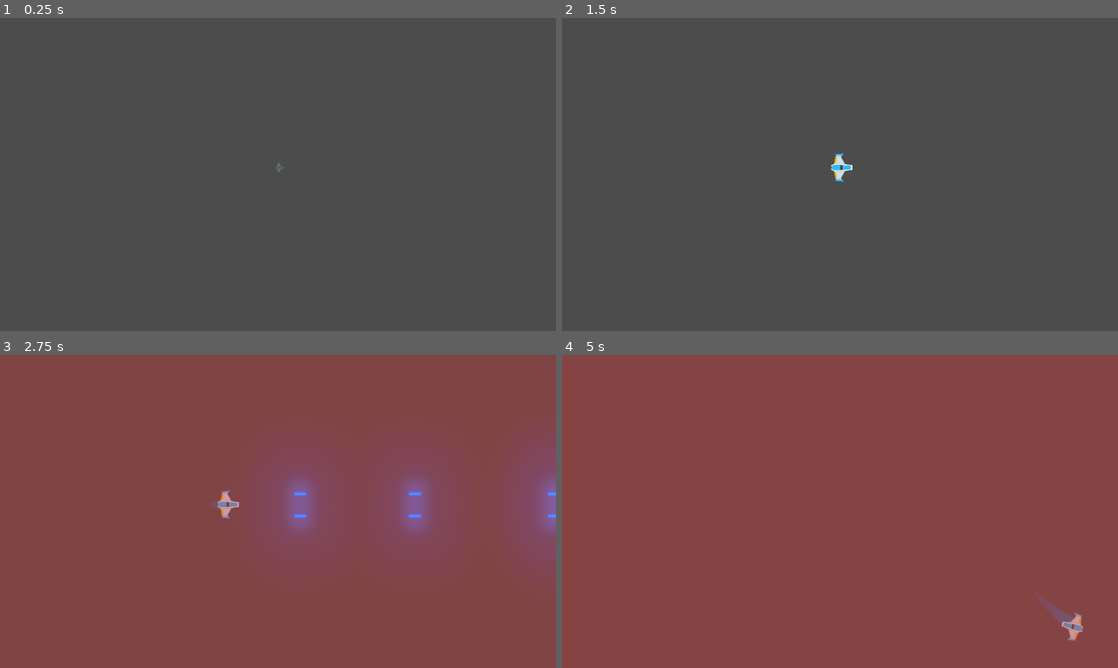
Above: before the commit, frames 1-4 (two rows, left to right).
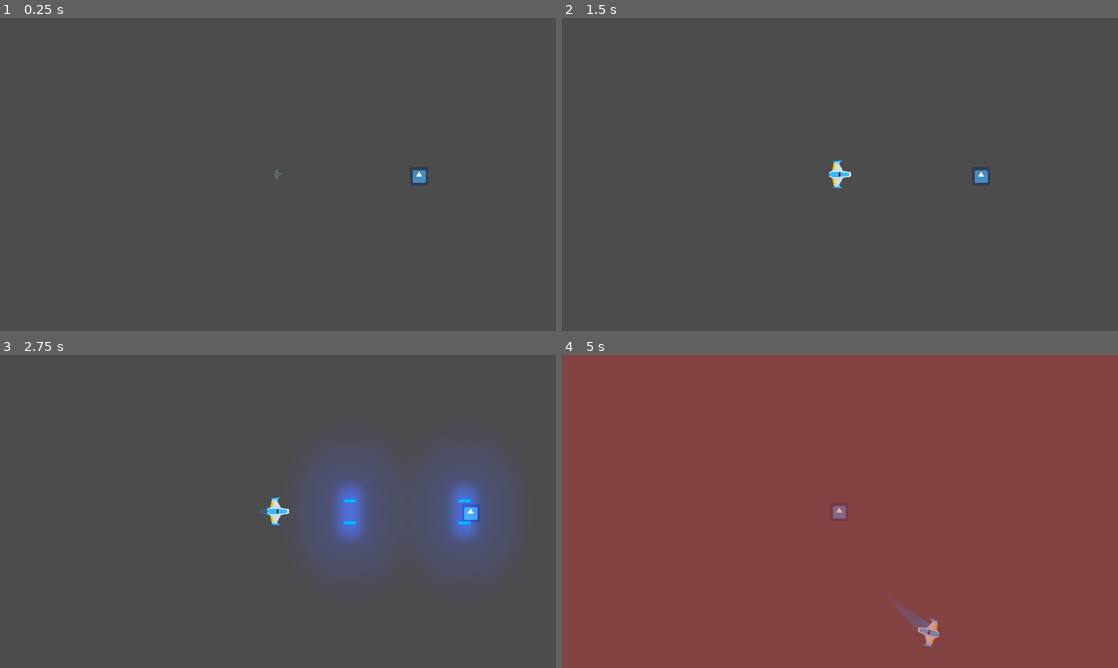
Above: after the commit, the same moments.

Repository: MRuiz1003/Meteoritos_Juego
Game: Godot game, scene res://Juego/Niveles/NivelTest.tscn
Same seed, same stepped clock (60 frames per second), same inputs: the game is played once before the commit and once after it. The engine's default icon, where the game draws it, is replaced by a stand-in: a white triangle on a blue panel in a dark square.
Inputs (mouse positions are in pixels of both pictures, inside the frame that each line leads up to):
- Up to frame 1 (0.25 s): no input
- Up to frame 2 (1.5 s): move the mouse to (962, 158) at 0.52 s; hold W (mover_adelante) 0.53-1.28 s; hold Mouse wheel up (zoom_acercar, bound only after the commit) 0.53-1.28 s; tap Mouse wheel down (zoom_alejar, bound only after the commit) at 0.8, 1.35 s; move the mouse to (728, 190) at 1.27 s; hold S (mover_atras) from 1.28 s (still down)
- Up to frame 3 (2.75 s): tap Mouse wheel up (zoom_acercar, bound only after the commit) at 1.55 s; move the mouse to (333, 442) at 2.02 s; release S (mover_atras) at 2.03 s; hold W (mover_adelante) from 2.03 s (still down); hold Z (disparo_principal) from 2.03 s (still down); tap Mouse wheel down (zoom_alejar, bound only after the commit) at 2.3 s
- Up to frame 4 (5 s): move the mouse to (812, 574) at 2.77 s; release Z (disparo_principal) at 2.78 s; tap X (disparo_secundario) at 2.85 s; tap Mouse wheel up (zoom_acercar, bound only after the commit) at 3.05, 4.55 s; move the mouse to (1006, 558) at 3.52 s; release W (mover_adelante) at 3.53 s; hold A (rotar_antihorario) 3.53-4.28 s; hold S (mover_atras) from 3.53 s (still down); tap Mouse wheel down (zoom_alejar, bound only after the commit) at 3.8 s; move the mouse to (673, 464) at 4.27 s; tap D (rotar_horario) at 4.35 s

The runs differ from the first frame. In frame 1, 0.1% of the frame differs, in the area x 49-77%, y 46-53%; in frame 2, 0.4%; in frame 3, 100%, in the area x 0-100%, y 0-100%; in frame 4, 0.8%.

Commit message:
Cambios camara
Se agregaron algunos cambios en las camaras, del jugador y del sector de meteoritos

Diff:
--- a/Juego/Meteoritos/Meteorito.gd
+++ b/Juego/Meteoritos/Meteorito.gd
@@ -11,6 +11,7 @@
 var esta_en_sector: bool = true setget set_esta_en_sector
 var pos_spawn_original: Vector2
 var vel_spawn_original: Vector2
+var esta_destruido: bool = false
 
 func set_esta_en_sector(valor: bool) -> void:
 	esta_en_sector = valor
@@ -43,7 +44,8 @@
 
 func recibir_danio(danio: float) -> void:
 	hitpoints -= danio
-	if hitpoints <= 0:
+	if hitpoints <= 0 and not esta_destruido:
+		esta_destruido = true
 		destruir()
 	animacion_meteorito.play("impacto")
 
--- a/Juego/Meteoritos/SectorMeteoritos.tscn
+++ b/Juego/Meteoritos/SectorMeteoritos.tscn
@@ -292,6 +292,7 @@
 [node name="Camera2D" type="Camera2D" parent="."]
 
 [node name="SpawnTimer" type="Timer" parent="."]
+wait_time = 2.0
 
 [node name="CanvasLayer" type="CanvasLayer" parent="."]
 
--- /dev/null
+++ b/Juego/Naves/Player/CamaraPlayer.gd
@@ -0,0 +1,16 @@
+class_name CamaraPlayer
+extends CamaraJuego
+
+export var variacion_zoom: float = 0.1
+export var zoom_minimo: float = 0.8
+export var zoom_maximo: float = 1.5
+
+func _unhandled_input(event: InputEvent) -> void:
+	if event.is_action_pressed("zoom_acercar"):
+		controlar_zoom(-variacion_zoom)
+	elif event.is_action_pressed("zoom_alejar"):
+		controlar_zoom(variacion_zoom)
+
+func controlar_zoom(mod_zoom: float) -> void:
+	zoom.x = clamp(zoom.x + mod_zoom, zoom_minimo, zoom_maximo)
+	zoom.y = clamp(zoom.y + mod_zoom, zoom_minimo, zoom_maximo)
--- a/Juego/Naves/Player/Player.tscn
+++ b/Juego/Naves/Player/Player.tscn
@@ -9,6 +9,7 @@
 [ext_resource path="res://Juego/Naves/Player/Motor/MotorSFX.tscn" type="PackedScene" id=7]
 [ext_resource path="res://Juego/Naves/Player/hit.ogg" type="AudioStream" id=8]
 [ext_resource path="res://Juego/Naves/Player/Escudo/Escudo.tscn" type="PackedScene" id=9]
+[ext_resource path="res://Juego/Niveles/CamaraJuego.gd" type="Script" id=10]
 
 [sub_resource type="CircleShape2D" id=1]
 radius = 36.2354
@@ -110,6 +111,10 @@
 rotation = 1.57079
 
 [node name="CamaraPlayer" type="Camera2D" parent="."]
+current = true
+script = ExtResource( 10 )
+
+[node name="TweenZoom" type="Tween" parent="CamaraPlayer"]
 [connection signal="body_entered" from="." to="." method="_on_body_entered"]
 [connection signal="animation_finished" from="AnimationPlayer" to="." method="_on_AnimationPlayer_animation_finished"]
 
--- /dev/null
+++ b/Juego/Niveles/CamaraJuego.gd
@@ -0,0 +1,29 @@
+class_name CamaraJuego
+extends Camera2D
+
+var zoom_original: Vector2
+var puede_hacer_zoom: bool = true setget set_puede_hacer_zoom
+
+onready var tween_zoom: Tween = $TweenZoom
+
+func set_puede_hacer_zoom(puede: bool) -> void:
+	puede_hacer_zoom = puede
+
+func _ready() -> void:
+	zoom_original = zoom
+
+func devolver_zoom_original() -> void:
+	puede_hacer_zoom = false
+	zoom_suavizado(zoom_original.x, zoom_original.y, 1.0)
+
+func zoom_suavizado(nuevo_zoom_x: float, nuevo_zoom_y: float, tiempo_transicion: float) -> void:
+	tween_zoom.interpolate_property(
+		self,
+		"zoom",
+		zoom,
+		Vector2(nuevo_zoom_x, nuevo_zoom_y),
+		tiempo_transicion,
+		Tween.TRANS_LINEAR,
+		Tween.EASE_IN_OUT
+	)
+	tween_zoom.start()
--- a/Juego/Niveles/Nivel.gd
+++ b/Juego/Niveles/Nivel.gd
@@ -5,10 +5,14 @@
 export var meteorito: PackedScene = preload("res://Juego/Meteoritos/Meteorito.tscn")
 export var explosion_meteorito: PackedScene = preload("res://Juego/Explosiones/ExplosionMeteorito.tscn")
 export var sector_meteoritos: PackedScene = preload("res://Juego/Meteoritos/SectorMeteoritos.tscn")
+export var tiempo_transicion_camara: float = 10.0
 
 onready var contenedor_proyectiles: Node
 onready var contenedor_meteoritos: Node
 onready var contenedor_sector_meteoritos: Node
+onready var camara_nivel: Camera2D = $CamaraNivel
+
+var meteoritos_totales: int = 0
 
 func _ready() -> void:
 	conectar_seniales()
@@ -43,9 +47,43 @@
 	add_child(contenedor_sector_meteoritos)
 
 func crear_sector_meteoritos(centro_camara: Vector2, numero_peligros: int) -> void:
+	meteoritos_totales = numero_peligros
 	var new_sector_meteoritos: SectorMeteoritos = sector_meteoritos.instance()
 	new_sector_meteoritos.crear(centro_camara, numero_peligros)
+	camara_nivel.global_position = centro_camara
 	contenedor_sector_meteoritos.add_child(new_sector_meteoritos)
+	$Player/CamaraPlayer.devolver_zoom_original()
+	transicion_camaras(
+		$Player/CamaraPlayer.global_position,
+		camara_nivel.global_position,
+		camara_nivel,
+		tiempo_transicion_camara
+	)
+
+func controlar_meteoritos_restantes() -> void:
+	meteoritos_totales -= 1
+	if meteoritos_totales <= 0:
+		contenedor_sector_meteoritos.get_child(0).queue_free()
+		$Player/CamaraPlayer.set_puede_hacer_zoom(true)
+		transicion_camaras(
+			camara_nivel.global_position,
+			$Player/CamaraPlayer.global_position,
+			$Player/CamaraPlayer,
+			tiempo_transicion_camara * 0.10
+		)
+
+func transicion_camaras(desde: Vector2, hasta: Vector2, camara_actual: Camera2D, tiempo_transicion: float) -> void:
+	$TweenCamara.interpolate_property(
+		camara_actual,
+		"global_position",
+		desde,
+		hasta,
+		tiempo_transicion,
+		Tween.TRANS_LINEAR,
+		Tween.EASE_OUT_IN
+	)
+	camara_actual.current = true
+	$TweenCamara.start()
 
 func _on_spawn_meteoritos( pos_spawn: Vector2, dir_meteorito: Vector2, tamanio: float ) -> void:
 	var new_meteorito: Meteorito = meteorito.instance()
@@ -71,8 +109,14 @@
 	new_explosion.global_position = pos
 	add_child(new_explosion)
 
+	controlar_meteoritos_restantes()
+
 func _on_nave_en_sector_peligro(centro_cam: Vector2, tipo_peligro: String, num_peligros: int) -> void:
 	if tipo_peligro == "Meteorito":
 		crear_sector_meteoritos(centro_cam, num_peligros)
 	elif tipo_peligro == "Enemigo":
 		pass
+
+func _on_TweenCamara_tween_completed(object: Object, _key: NodePath) -> void:
+	if object.name == "CamaraPlayer":
+		object.global_position = $Player.global_position
--- a/Juego/Niveles/NivelTest.tscn
+++ b/Juego/Niveles/NivelTest.tscn
@@ -1,17 +1,19 @@
-[gd_scene load_steps=6 format=2]
+[gd_scene load_steps=7 format=2]
 
 [ext_resource path="res://Juego/Naves/Player/Player.tscn" type="PackedScene" id=1]
 [ext_resource path="res://Juego/Niveles/Nivel.gd" type="Script" id=2]
 [ext_resource path="res://default_env.tres" type="Environment" id=3]
 [ext_resource path="res://Juego/Explosiones/Explosion.tscn" type="PackedScene" id=4]
 [ext_resource path="res://Juego/Peligros/SectorDePeligro.tscn" type="PackedScene" id=5]
+[ext_resource path="res://icon.png" type="Texture" id=6]
 
 [node name="NivelTest" type="Node2D"]
 script = ExtResource( 2 )
 explosion = ExtResource( 4 )
+tiempo_transicion_camara = 1.0
 
 [node name="Player" parent="." instance=ExtResource( 1 )]
-position = Vector2( 966.524, 516.38 )
+position = Vector2( -490.116, -4.05103 )
 potencia_rotacion = 200
 
 [node name="WorldEnvironment" type="WorldEnvironment" parent="."]
@@ -20,6 +22,14 @@
 [node name="TriggersLluviaMeteoritos" type="Node" parent="."]
 
 [node name="SectorDePeligro" parent="TriggersLluviaMeteoritos" instance=ExtResource( 5 )]
-position = Vector2( 977.103, 512.579 )
 tipo_peligro = "Meteorito"
-numero_peligros = 12
+numero_peligros = 1
+
+[node name="CamaraNivel" type="Camera2D" parent="."]
+
+[node name="TweenCamara" type="Tween" parent="."]
+
+[node name="icon" type="Sprite" parent="."]
+position = Vector2( -2.8866, 1.74707 )
+texture = ExtResource( 6 )
+[connection signal="tween_completed" from="TweenCamara" to="." method="_on_TweenCamara_tween_completed"]
--- a/Juego/Peligros/SectorDePeligro.tscn
+++ b/Juego/Peligros/SectorDePeligro.tscn
@@ -3,7 +3,7 @@
 [ext_resource path="res://Juego/Peligros/SectorDePeligro.gd" type="Script" id=1]
 
 [sub_resource type="RectangleShape2D" id=1]
-extents = Vector2( 172.15, 74.3625 )
+extents = Vector2( 104.879, 74.3625 )
 
 [node name="SectorDePeligro" type="Area2D"]
 collision_layer = 0
--- a/Juego/Proyectiles/Canion.tscn
+++ b/Juego/Proyectiles/Canion.tscn
@@ -7,6 +7,7 @@
 script = ExtResource( 1 )
 cadencia_disparo = 0.25
 velocidad_proyectil = 1600
+danio_proyectil = 100
 
 [node name="PuntoIzquierdo" type="Position2D" parent="."]
 
--- a/project.godot
+++ b/project.godot
@@ -9,6 +9,16 @@
 config_version=4
 
 _global_script_classes=[ {
+"base": "Camera2D",
+"class": "CamaraJuego",
+"language": "GDScript",
+"path": "res://Juego/Niveles/CamaraJuego.gd"
+}, {
+"base": "CamaraJuego",
+"class": "CamaraPlayer",
+"language": "GDScript",
+"path": "res://Juego/Naves/Player/CamaraPlayer.gd"
+}, {
 "base": "Node2D",
 "class": "Canion",
 "language": "GDScript",
@@ -70,6 +80,8 @@
 "path": "res://Juego/Meteoritos/SectorMeteoritos.gd"
 } ]
 _global_script_class_icons={
+"CamaraJuego": "",
+"CamaraPlayer": "",
 "Canion": "",
 "Escudo": "",
 "Estela": "",
@@ -149,6 +161,16 @@
 , Object(InputEventKey,"resource_local_to_scene":false,"resource_name":"","device":0,"alt":false,"shift":false,"control":false,"meta":false,"command":false,"pressed":false,"scancode":67,"unicode":0,"echo":false,"script":null)
  ]
 }
+zoom_acercar={
+"deadzone": 0.5,
+"events": [ Object(InputEventMouseButton,"resource_local_to_scene":false,"resource_name":"","device":0,"alt":false,"shift":false,"control":false,"meta":false,"command":false,"button_mask":0,"position":Vector2( 0, 0 ),"global_position":Vector2( 0, 0 ),"factor":1.0,"button_index":4,"pressed":false,"doubleclick":false,"script":null)
+ ]
+}
+zoom_alejar={
+"deadzone": 0.5,
+"events": [ Object(InputEventMouseButton,"resource_local_to_scene":false,"resource_name":"","device":0,"alt":false,"shift":false,"control":false,"meta":false,"command":false,"button_mask":0,"position":Vector2( 0, 0 ),"global_position":Vector2( 0, 0 ),"factor":1.0,"button_index":5,"pressed":false,"doubleclick":false,"script":null)
+ ]
+}
 
 [layer_names]
 
Not shown: 1 places in Juego/Naves/Player/Player.tscn that only renumber resources
